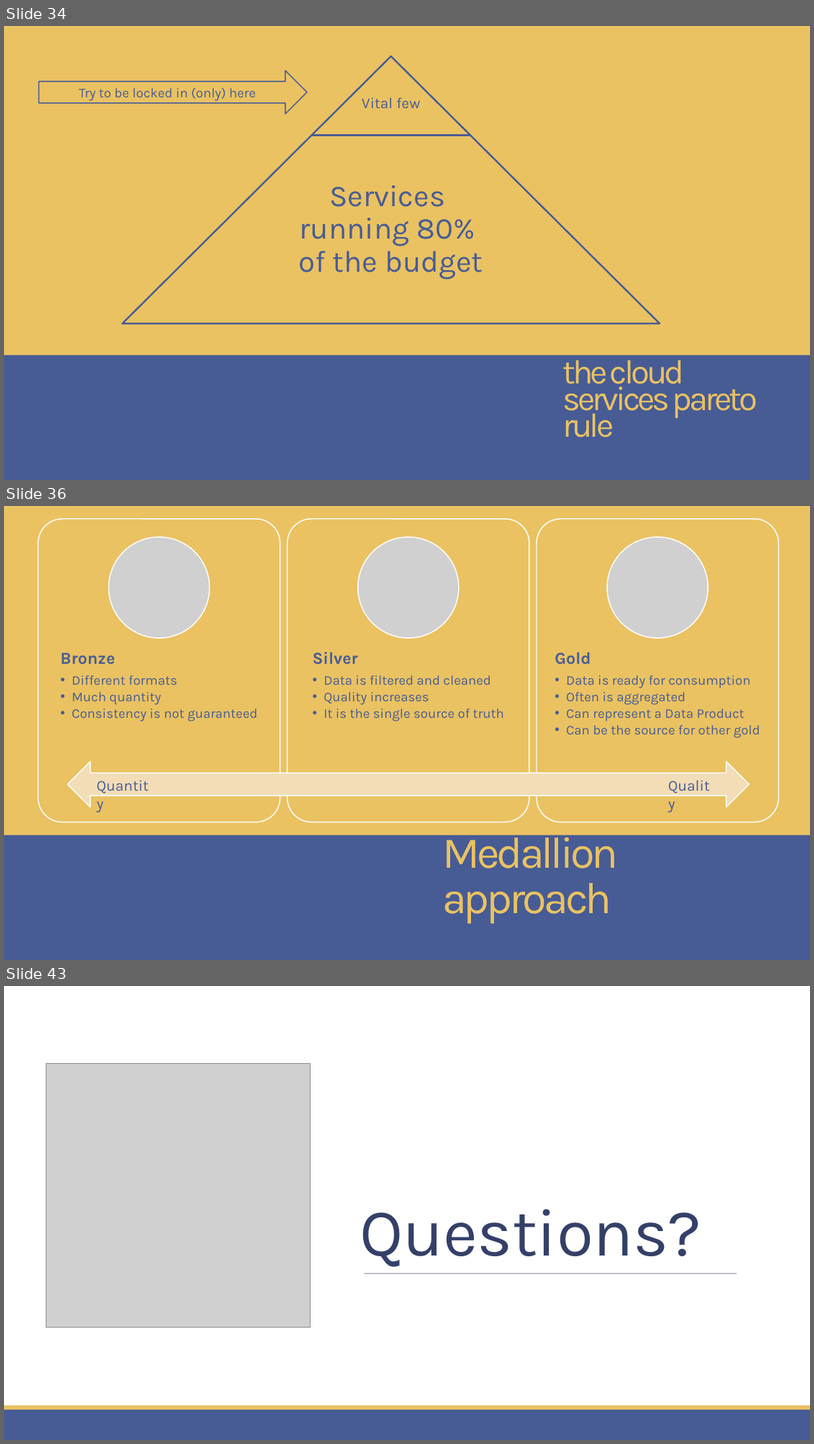
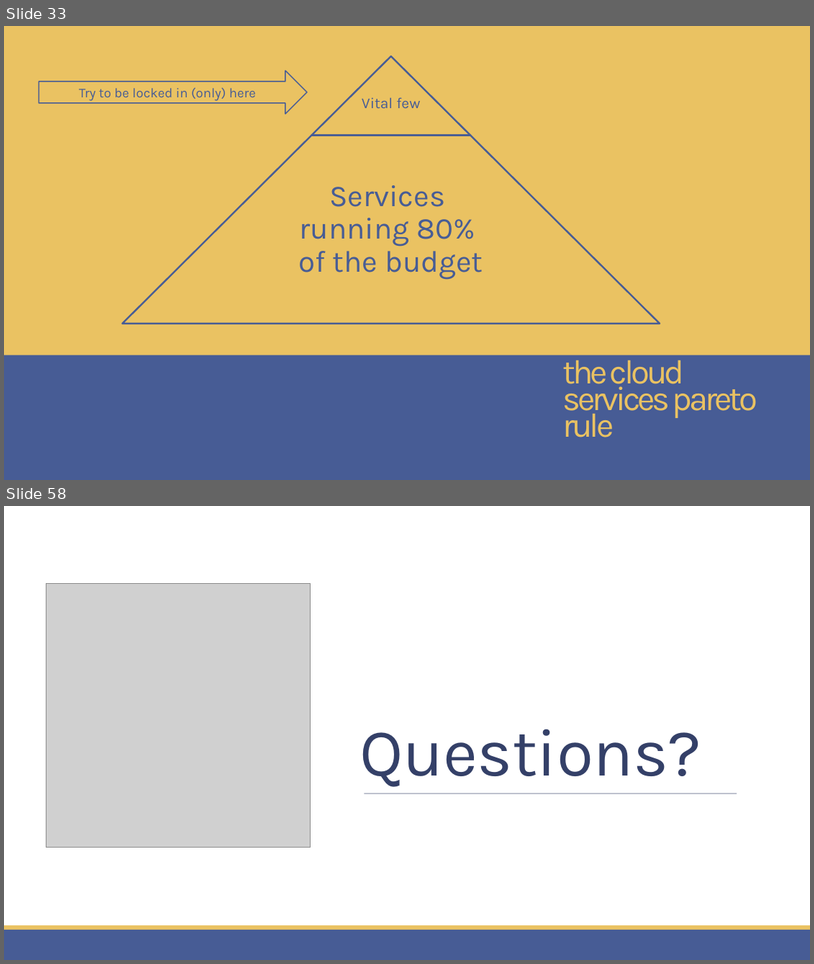
Before and after one commit to childotg/Events.2023, a slide deck: 230425 - DevOpsCon @London/Let's go Hybrid! Is it better.. No. Is it cheaper.. Yes!.pptx. Shown one above the other, each under a label of ours: slides 34, 36 and 43 before the commit, slides 33 and 58 after it; the slides between them are not shown. The pictures are 814x1444 and 814x964 pixels, drawn with LibreOffice and Linux fonts; fonts in the diff are those of the drawing; grey boxes stand for pictures; background and template pictures are left out. Boxes give left, top, right and bottom in pixels: in the first picture for what was removed or moved away, otherwise in the second. Text is boxed around its words. In the diff, an @@ line names an element or a change of style, - is before the commit and + after.

```diff
--- a/230425 - DevOpsCon @London/Let's go Hybrid! Is it better.. No. Is it cheaper.. Yes!.pptx
+++ b/230425 - DevOpsCon @London/Let's go Hybrid! Is it better.. No. Is it cheaper.. Yes!.pptx
@@ slide 36 removed at (x1=4, y1=506, x2=810, y2=960), background picture (left out) @@
@@ rectangle removed at (x1=4, y1=506, x2=810, y2=960) @@
@@ rectangle removed at (x1=4, y1=506, x2=810, y2=835) @@
@@ text removed at (x1=109, y1=692, x2=161, y2=705) @@
-Quantity
@@ group removed at (x1=38, y1=519, x2=779, y2=822): 3 rounded rectangles, 3 texts, 3 pictures, 1 left right arrow @@
-Bronze
-  • Different formats
-  • Much quantity
-  • Consistency is not guaranteed
-Silver
-  • Data is filtered and cleaned
-  • Quality increases
-  • It is the single source of truth
-Gold
-  • Data is ready for consumption
-  • Often is aggregated
-  • Can represent a Data Product
-  • Can be the source for other gold
@@ text removed at (x1=663, y1=773, x2=723, y2=797) @@
-Quality
@@ text removed at (x1=442, y1=828, x2=619, y2=924) @@
-Medallion approach
@@ rectangle removed at (x1=4, y1=834, x2=810, y2=960) @@
@@ rectangle removed at (x1=4, y1=929, x2=810, y2=960) @@
@@ rectangle removed at (x1=4, y1=925, x2=810, y2=929) @@
@@ what was slide 34 is now slide 33 @@
@@ what was slide 43 is now slide 58 @@
```
Also in this commit, not shown: 9 slides changed, 21 slides added, 5 other slides removed, 1 other file.
